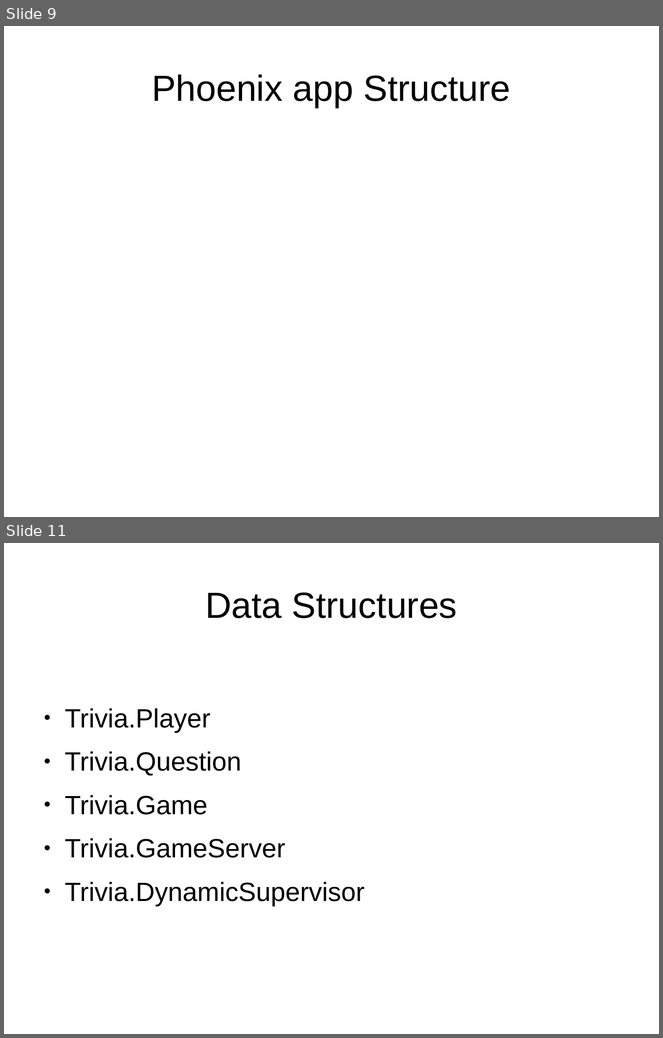
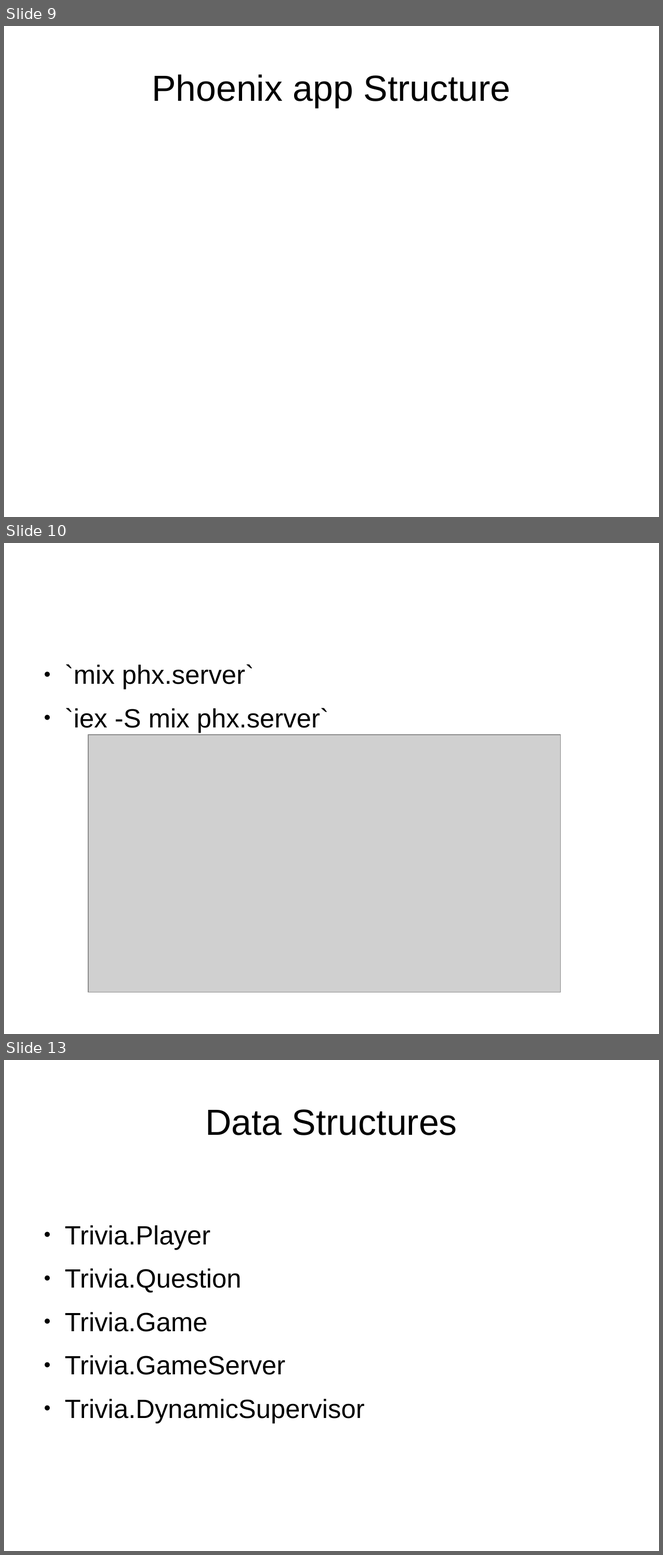
Before and after one commit to ramortegui/talks, a slide deck: odps/elixir-reactive-app.odp. Shown one above the other, each under a label of ours: slides 9 and 11 before the commit, slides 9, 10 and 13 after it; the slides between them are not shown. The pictures are 663x1038 and 663x1555 pixels, drawn with LibreOffice and Linux fonts; fonts in the diff are those of the drawing; grey boxes stand for pictures. Boxes give left, top, right and bottom in pixels: in the first picture for what was removed or moved away, otherwise in the second. Text is boxed around its words. In the diff, an @@ line names an element or a change of style, - is before the commit and + after.

Commit message:
Add content, and tmp images.

```diff
--- a/odps/elixir-reactive-app.odp
+++ b/odps/elixir-reactive-app.odp
@@ slide 10 added at (x1=4, y1=543, x2=659, y2=1034), background #FFFFFF @@
@@ text added at (x1=65, y1=664, x2=329, y2=733), 32 pt, text #000000 @@
+● `mix phx.server`
+● `iex -S mix phx.server`
@@ picture added at (x1=88, y1=735, x2=561, y2=993) @@
@@ what was slide 11 is now slide 13 @@
```
Also in this commit, not shown: 1 slide changed, 3 other slides added, 2 slides removed.
